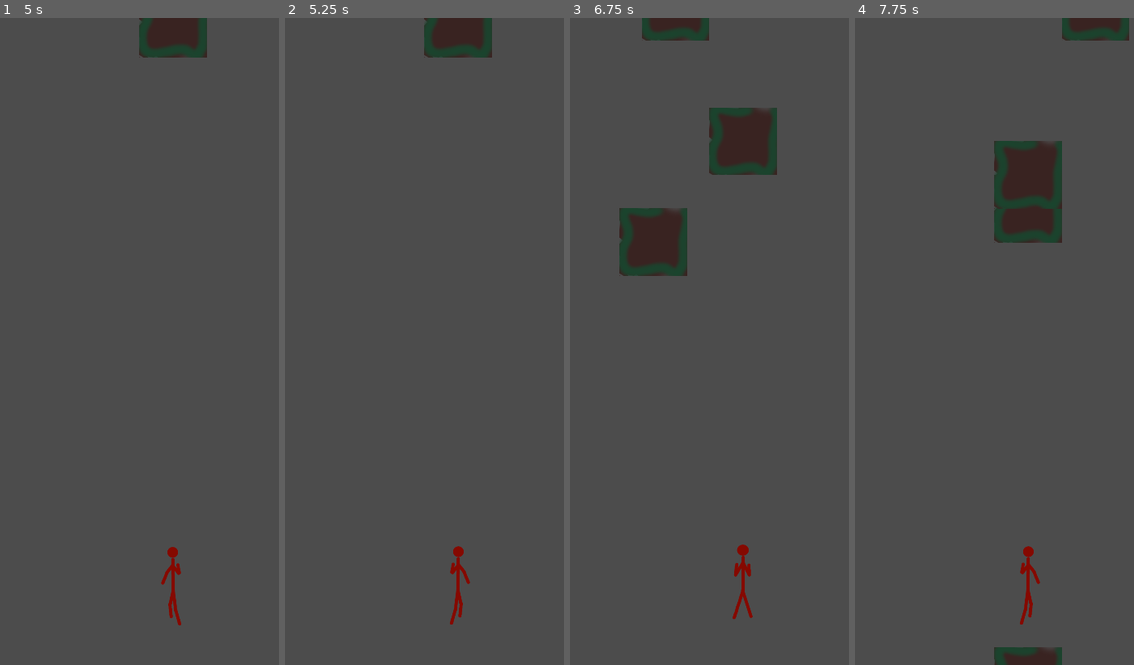
Above: before the commit, frames 1-4 (left to right).
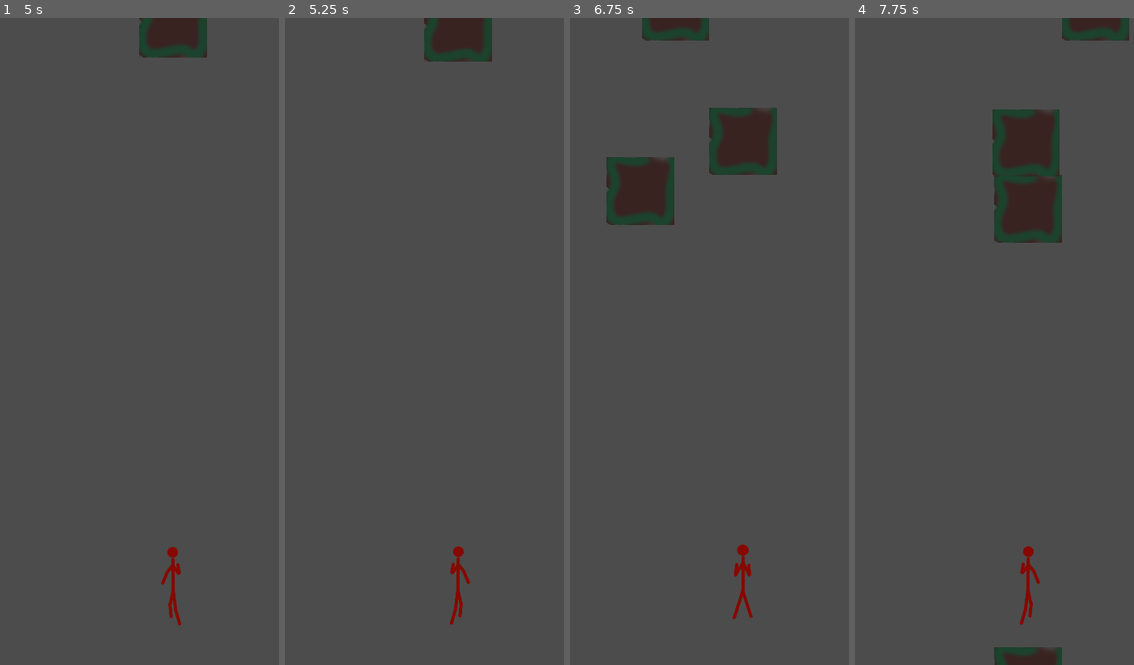
Above: after the commit, the same moments.

Repository: Foxomat/Cyber_Glider
Game: Godot game, scene res://Scenes/Ingame.tscn
Two runs of this game, one before a commit and one after it. Both use one fixed random seed, a clock stepped at 60 frames per second and the inputs below.
Inputs (mouse positions are in pixels of both pictures, inside the frame that each line leads up to):
- Up to frame 1 (5 s): move the mouse to (253, 309) at 0.52 s; click (253, 309) at 0.67 s; drag from (100, 373) to (172, 613) at 1.27 s; move the mouse to (209, 199) at 2.02 s; click (209, 199) at 2.17 s; drag from (156, 470) to (64, 244) at 2.77 s; move the mouse to (outside the picture) at 3.52 s; click (outside the picture) at 3.67 s; tap Enter at 4.25 s; drag from (64, 244) to (172, 613) at 4.27 s
- Up to frame 2 (5.25 s): move the mouse to (457, 24) at 5.02 s; click (457, 24) at 5.17 s
- Up to frame 3 (6.75 s): drag from (687, 179) to (742, 76) at 5.77 s; drag from (609, 56) to (742, 613) at 6.52 s
- Up to frame 4 (7.75 s): drag from (961, 37) to (1027, 173) at 7.27 s

Frame 1 is identical in both runs. In frame 2, 0.2% of the frame differs, in the area x 49-75%, y 0-7%; in frame 3, 4.3%, in the area x 13-43%, y 21-40%; in frame 4, 1.9%.

Commit message:
Platform Collision

Diff:
--- a/Gyber_Glider_Godot_Project/Scenes/Ingame.gd
+++ b/Gyber_Glider_Godot_Project/Scenes/Ingame.gd
@@ -23,7 +23,7 @@
 func spawn_platforms():
 	var spawn = "SpawnPos" + String(randi()%5)
 	var platform = Platform.instance()
-	platform.position = get_node(spawn).position
+	platform.position = $SpawnPositions.get_node(spawn).position
 	$Platforms.add_child(platform)
 
 func get_y_offset():
--- a/Gyber_Glider_Godot_Project/Scenes/Ingame.tscn
+++ b/Gyber_Glider_Godot_Project/Scenes/Ingame.tscn
@@ -27,17 +27,21 @@
 [node name="Runner" parent="." instance=ExtResource( 1 )]
 position = Vector2( 540, 1697.66 )
 
-[node name="SpawnPos0" type="Position2D" parent="."]
+[node name="SpawnPositions" type="Control" parent="."]
+margin_right = 40.0
+margin_bottom = 40.0
+
+[node name="SpawnPos0" type="Position2D" parent="SpawnPositions"]
 position = Vector2( 140, -780 )
 
-[node name="SpawnPos1" type="Position2D" parent="."]
+[node name="SpawnPos1" type="Position2D" parent="SpawnPositions"]
 position = Vector2( 340, -780 )
 
-[node name="SpawnPos2" type="Position2D" parent="."]
+[node name="SpawnPos2" type="Position2D" parent="SpawnPositions"]
 position = Vector2( 540, -780 )
 
-[node name="SpawnPos3" type="Position2D" parent="."]
+[node name="SpawnPos3" type="Position2D" parent="SpawnPositions"]
 position = Vector2( 740, -780 )
 
-[node name="SpawnPos4" type="Position2D" parent="."]
+[node name="SpawnPos4" type="Position2D" parent="SpawnPositions"]
 position = Vector2( 940, -780 )
--- a/Gyber_Glider_Godot_Project/Scenes/Platform/Platform.gd
+++ b/Gyber_Glider_Godot_Project/Scenes/Platform/Platform.gd
@@ -1,4 +1,4 @@
-extends Area2D
+extends KinematicBody2D
 
 #this bit is necessary for correcting the mouse pos for different resolutions
 #because we are using a control node as root node
@@ -36,8 +36,15 @@
 		mousepos = Vector2(raw_mousepos.x - xover, raw_mousepos.y - yover)
 		var snap = nearest_snap(mousepos)
 
-		print(get_overlapping_areas().size())
-		position = Vector2(mousepos.x, mousepos.y)
+		#print(get_overlapping_areas().size())
+		#position = Vector2(mousepos.x, mousepos.y)
+		move_and_slide(20*(mousepos - position))
+
+
+#func move():
+#	var overlapping = get_overlapping_areas()
+#	for area in overlapping:
+
 
 
 #transforming coordinates to the nearest position to snap to (snap to grid)
--- a/Gyber_Glider_Godot_Project/Scenes/Platform/Platform.tscn
+++ b/Gyber_Glider_Godot_Project/Scenes/Platform/Platform.tscn
@@ -4,9 +4,10 @@
 [ext_resource path="res://Scenes/Platform/Platform.gd" type="Script" id=2]
 
 [sub_resource type="RectangleShape2D" id=1]
-extents = Vector2( 100, 100 )
+extents = Vector2( 96, 96 )
 
-[node name="Platform" type="Area2D"]
+[node name="Platform" type="KinematicBody2D"]
+input_pickable = true
 script = ExtResource( 2 )
 
 [node name="Appearance" type="Sprite" parent="."]
